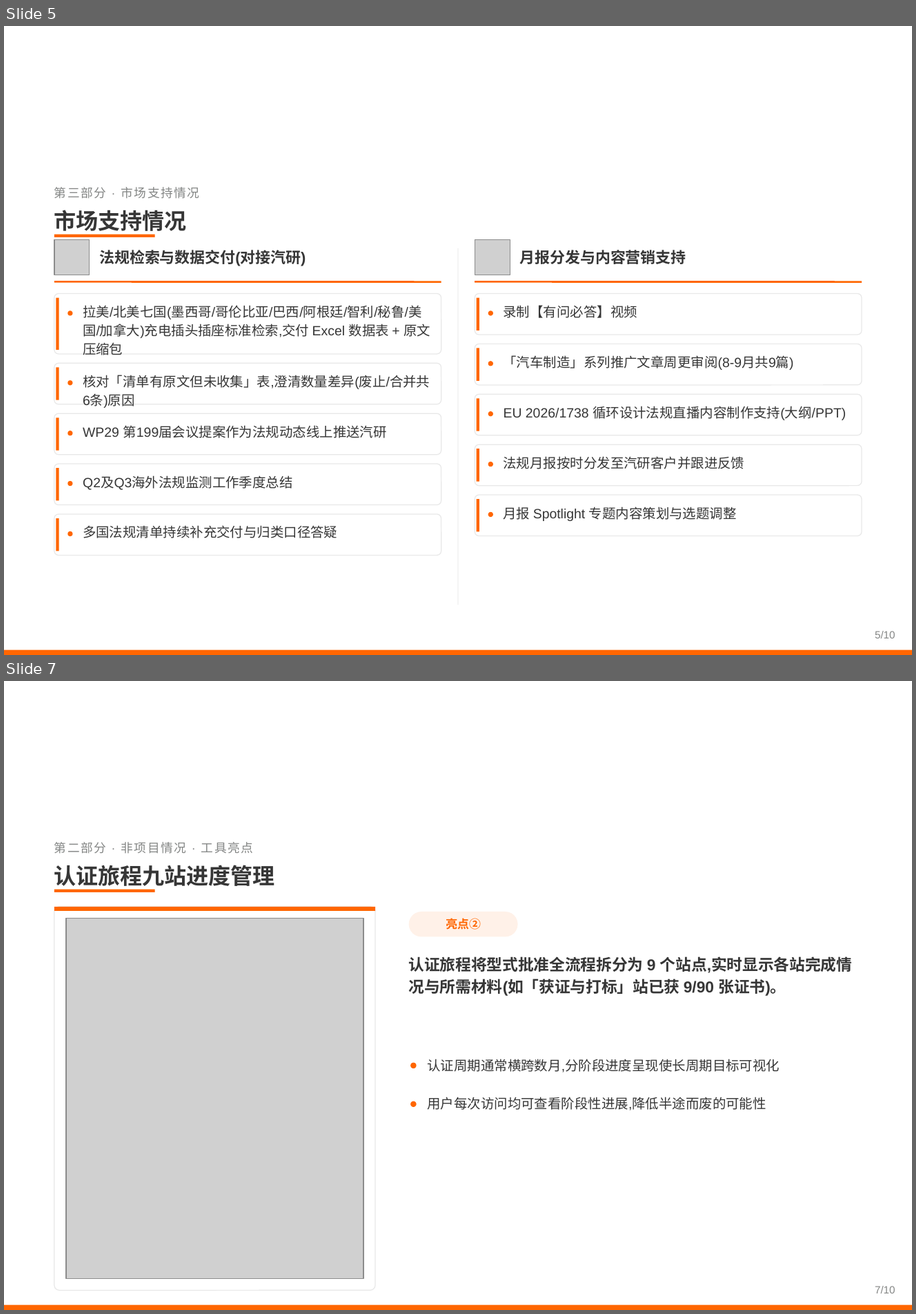
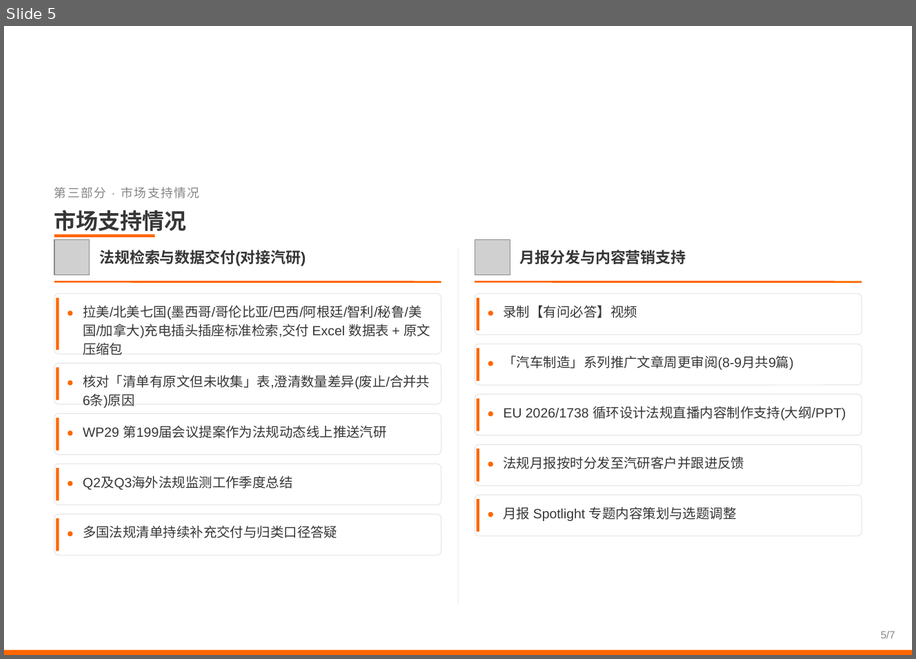
Before and after one commit to zhenghannah1228-boop/Auto-Reg-Monitor, a slide deck: 2026年8-9月工作汇报.pptx. Shown one above the other, each under a label of ours: slides 5 and 7 before the commit, slide 5 after it; the slides between them are not shown. The pictures are 916x1314 and 916x659 pixels, drawn with LibreOffice and Linux fonts; fonts in the diff are those of the drawing; grey boxes stand for pictures; background and template pictures are left out. Boxes give left, top, right and bottom in pixels: in the first picture for what was removed or moved away, otherwise in the second. Text is boxed around its words. In the diff, an @@ line names an element or a change of style, - is before the commit and + after.

```diff
--- a/2026年8-9月工作汇报.pptx
+++ b/2026年8-9月工作汇报.pptx
@@ slide 7 removed at (4,681,912,1310), background picture (left out) @@
@@ text removed at (54,842,253,853) @@
-第二部分 · 非项目情况 · 工具亮点
@@ text removed at (54,865,275,889) @@
-认证旅程九站进度管理
@@ line removed from (54, 891) to (155, 891) @@
@@ rounded rectangle removed at (54,907,375,1290) @@
@@ rectangle removed at (54,907,375,911) @@
@@ picture removed at (66,918,363,1278) @@
@@ rounded rectangle removed at (409,911,518,937) @@
@@ text removed at (446,918,480,929) @@
-亮点②
@@ text removed at (409,956,852,996) @@
-认证旅程将型式批准全流程拆分为 9 个站点,实时显示各站完成情况与所需材料(如「获证与打标」站已获 9/90 张证书)。
@@ ellipse removed at (410,1063,417,1068) @@
@@ text removed at (427,1058,780,1072) @@
-认证周期通常横跨数月,分阶段进度呈现使长周期目标可视化
@@ ellipse removed at (410,1101,417,1107) @@
@@ text removed at (427,1096,766,1110) @@
-用户每次访问均可查看阶段性进展,降低半途而废的可能性
@@ text removed at (875,1285,895,1293) @@
-7/10
@@ rectangle removed at (4,1305,912,1310) @@
@@ slide 5 changed as well @@
@@ text at (881,630,895,638): text changed @@
-5/10
+5/7
```
Also in this commit, not shown: 5 other slides changed, 1 slide added, 3 other slides removed.
